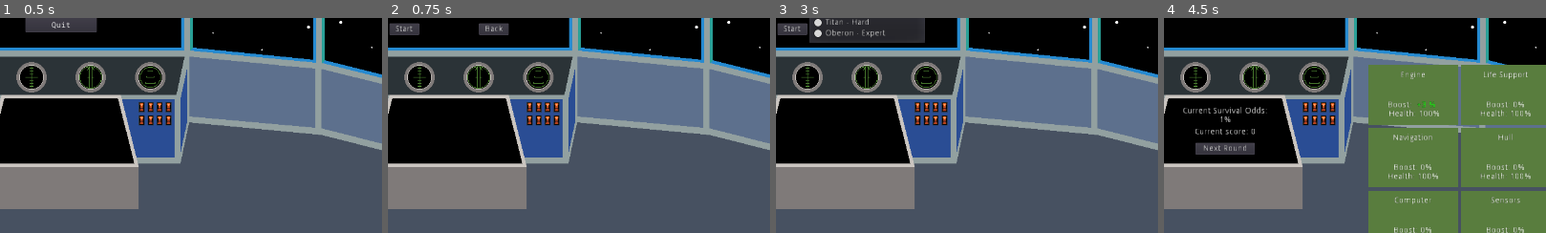
Above: before the commit, frames 1-4 (left to right).
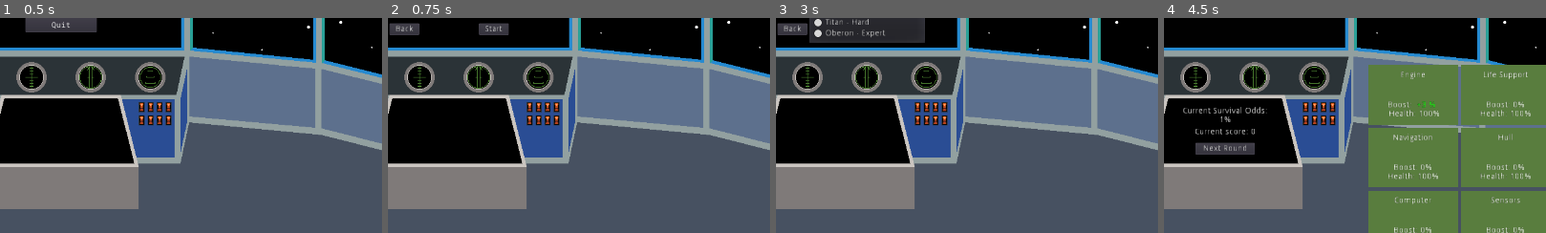
Above: after the commit, the same moments.

Repository: cparlette/alwaystellmetheodds
Game: Godot game, scene res://MainMenu.tscn
Same seed, same stepped clock (60 frames per second), same inputs: the game is played once before the commit and once after it.
Inputs:
- Up to frame 1 (0.5 s): no input
- Up to frame 2 (0.75 s): click "New Game" at 0.5 s
- Up to frame 3 (3 s): click "Back" at 1.25 s; click "New Game" at 2 s; click "Phobos - Easy" at 2.75 s
- Up to frame 4 (4.5 s): click "Phobos - Easy" at 3.5 s; click "Start" at 4.25 s
The pictures show only the part of the screen within x 42-92%, y 40-90%; the shares and areas given below are measured in that part.

Frame 1 is identical in both runs. In frame 2, 0.1% of the frame differs, in the area x 2-30%, y 3-7%; in frame 3, less than 0.1%; in frame 4, nothing differs.
Error in both runs: Unable to iterate on object of type 'Nil'. (res://MainMenu.gd:79)

Commit message:
Switch Back and Start buttons to make more logical sense

Diff:
--- a/MainMenu.tscn
+++ b/MainMenu.tscn
@@ -208,16 +208,16 @@
 }
 
 [node name="StartGameButton" type="Button" parent="EnterNameMenu"]
+margin_left = 250.0
+margin_top = 200.0
+margin_right = 300.0
+margin_bottom = 220.0
+text = "Start"
+
+[node name="BackButton" type="Button" parent="EnterNameMenu"]
 margin_left = 100.0
 margin_top = 200.0
 margin_right = 150.0
-margin_bottom = 220.0
-text = "Start"
-
-[node name="BackButton" type="Button" parent="EnterNameMenu"]
-margin_left = 250.0
-margin_top = 200.0
-margin_right = 300.0
 margin_bottom = 220.0
 text = "Back"
 __meta__ = {
